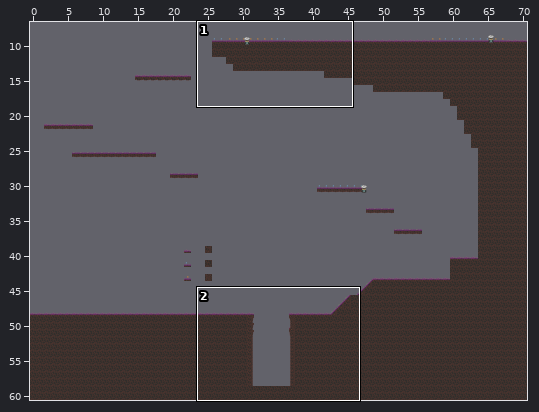
An edit to a level. Tiled map, venariStrigas/Assets/FirstAreaD.tmx. The first picture is a wide view before the edit; the outline marks the close-up.
Close-up. First the earlier version:
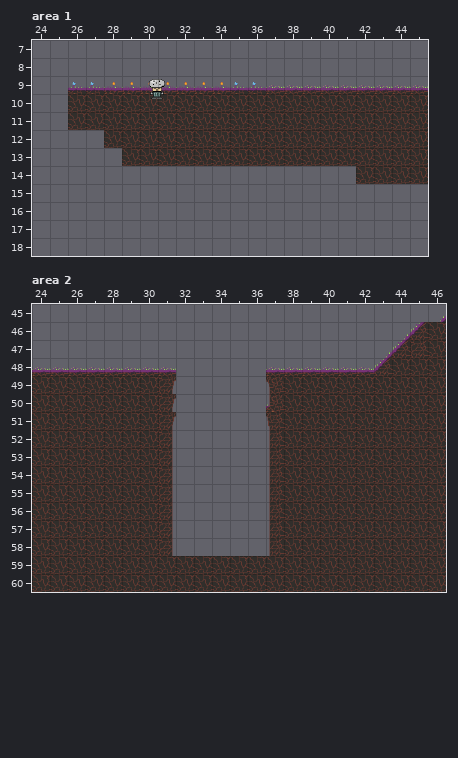
Cells are 32x32 px. Shown: area 1 x 24..45, y 7..18; area 2 x 24..46, y 45..60. The commit also changed other parts of the map, which this record leaves out.
New version:
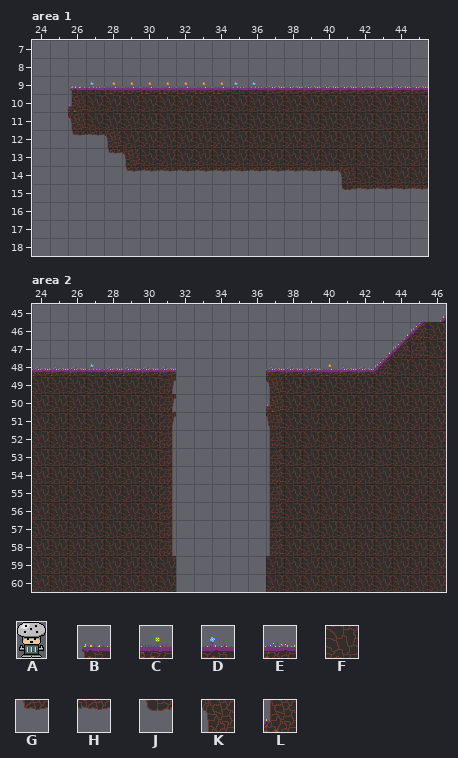
Key: from "images": A 0 "salt"; from "level1b": B 0, C 4, D 5, E 6, F 37, G 63, H 64, J 72, K 124, L 133.
_ is an empty cell.
Objects are placed by their top-left corner, in cells (3,4 is the top-left corner of cell 3,4); size is 1x1 cell unless given.
Tiles replaced or removed in this view: D, E, F.
What changed:
Changed rows in their new state; . is an unchanged cell.
Layer "Capa de patrones 1", area 1:
first column x 26:
10 L...................
11 K...................
12 GHK.................
13 ..GK................
14 ...GHHHHHHHHHHHK....
15 ...............JHHHH
Layer "Capa de patrones 2", area 1:
first column x 26:
 9 B
Layer "Capa de Objetos 1", area 1:
removed: A "salt" at 30.5,9.1 size 0.9x1.1
Layer "Capa de patrones 1", area 2:
first column x 32:
59 _____
60 _____
Layer "Capa de patrones 2", area 2:
first column x 27:
48 D............C
Pixel boxes of the changes (left, top, right, bottom) in both close-ups:
changed: (68, 79, 428, 190)
changed: (86, 364, 104, 376)
changed: (320, 364, 338, 376)
removed: (176, 556, 266, 592)
